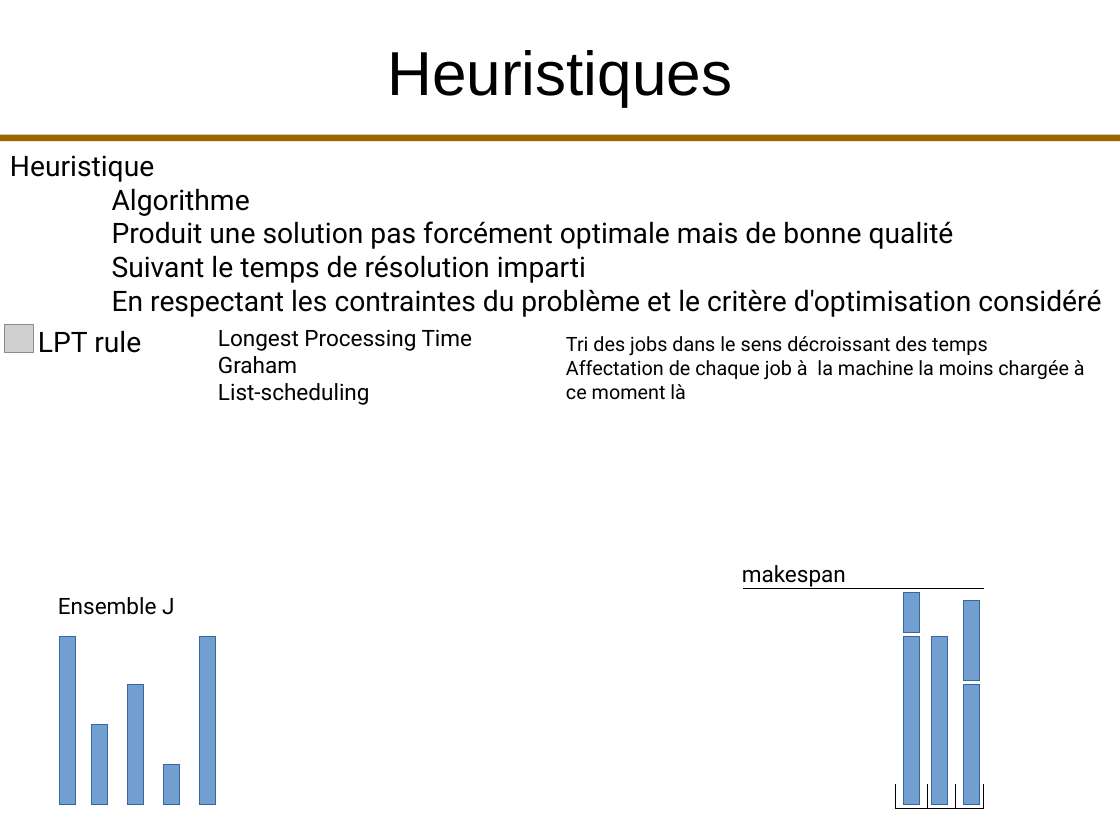
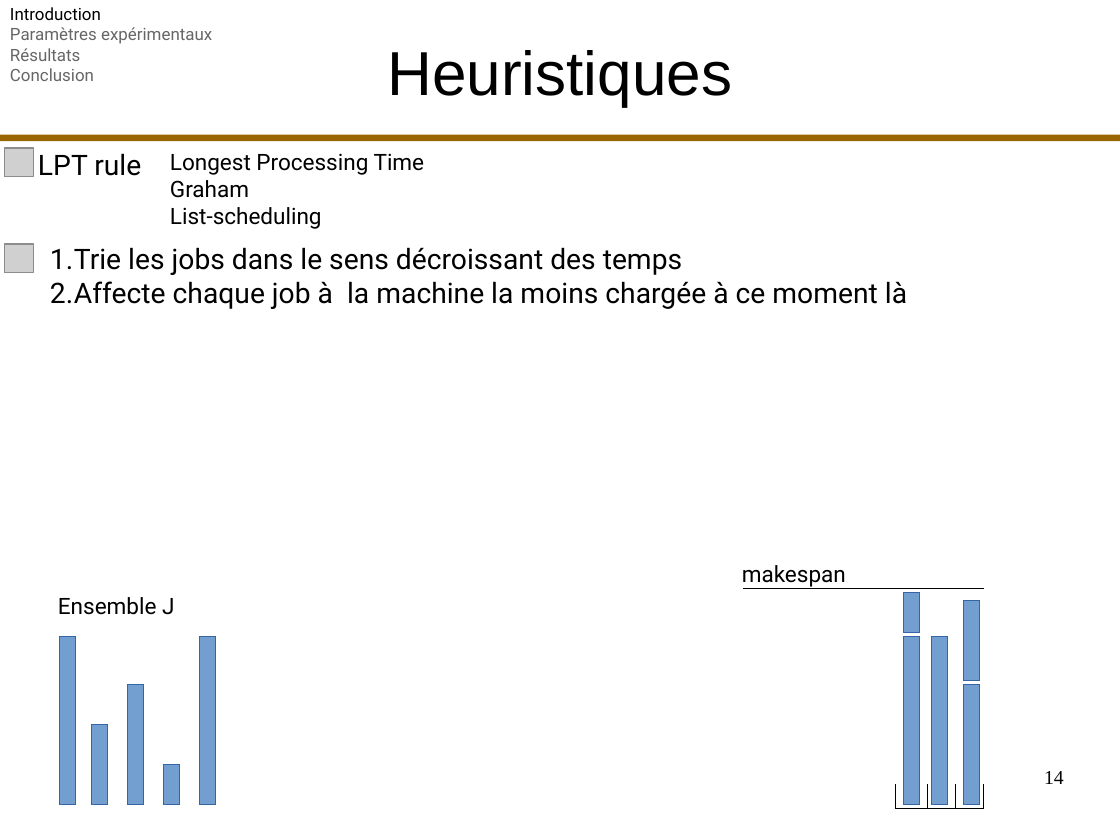
Before and after one commit to fColas68/eprLPT, a slide deck: slide 14 of presentation/presentation.odp. Drawn at 1120x840 pixels with LibreOffice and Linux fonts; fonts in the diff are those of the drawing; grey boxes stand for pictures. Boxes give left, top, right and bottom in pixels: in the first picture for what was removed or moved away, otherwise in the second. Text is boxed around its words. In the diff, an @@ line names an element or a change of style, - is before the commit and + after.

```diff
--- a/presentation/presentation.odp
+++ b/presentation/presentation.odp
@@ text added at [10,7,212,81], 12 pt, text #666666 @@
+Introduction
+Paramètres expérimentaux
+Résultats
+Conclusion
@@ picture added at [4,148,33,177] @@
@@ text "LPT rule": place and size @@
-text "LPT rule" at [38,330,141,353]
+text "LPT rule" at [38,153,141,176]
@@ text "Longest Processing Time": place and size @@
-text "Longest Processing Time" at [218,329,473,405]
+text "Longest Processing Time" at [170,153,425,229]
@@ text removed at [10,155,1101,317] @@
-Heuristique
-Algorithme
-Produit une solution pas forcément optimale mais de bonne qualité
-Suivant le temps de résolution imparti
-En respectant les contraintes du problème et le critère d'optimisation considéré
@@ picture: place and size @@
-picture at [4,324,33,353]
+picture at [4,244,33,272]
@@ text at [50,247,907,309]: text changed; size 14 to 20 pt @@
-Tri des jobs dans le sens décroissant des temps
-Affectation de chaque job à la machine la moins chargée à ce moment là
+1. Trie les jobs dans le sens décroissant des temps
+2. Affecte chaque job à la machine la moins chargée à ce moment là
@@ page number added at [1044,771,1064,784], 14 pt, text #000000 @@
+14
```
Also in this commit, not shown: 72 other slides changed, 10 slides added, 12 slides removed.
